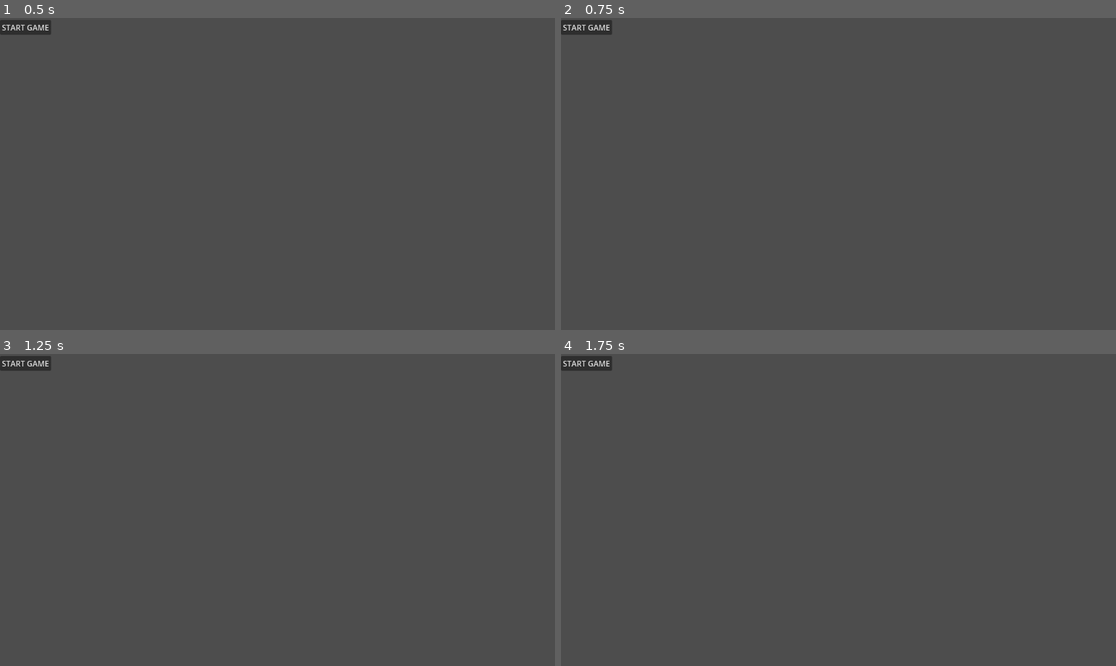
Above: before the commit, frames 1-4 (two rows, left to right).
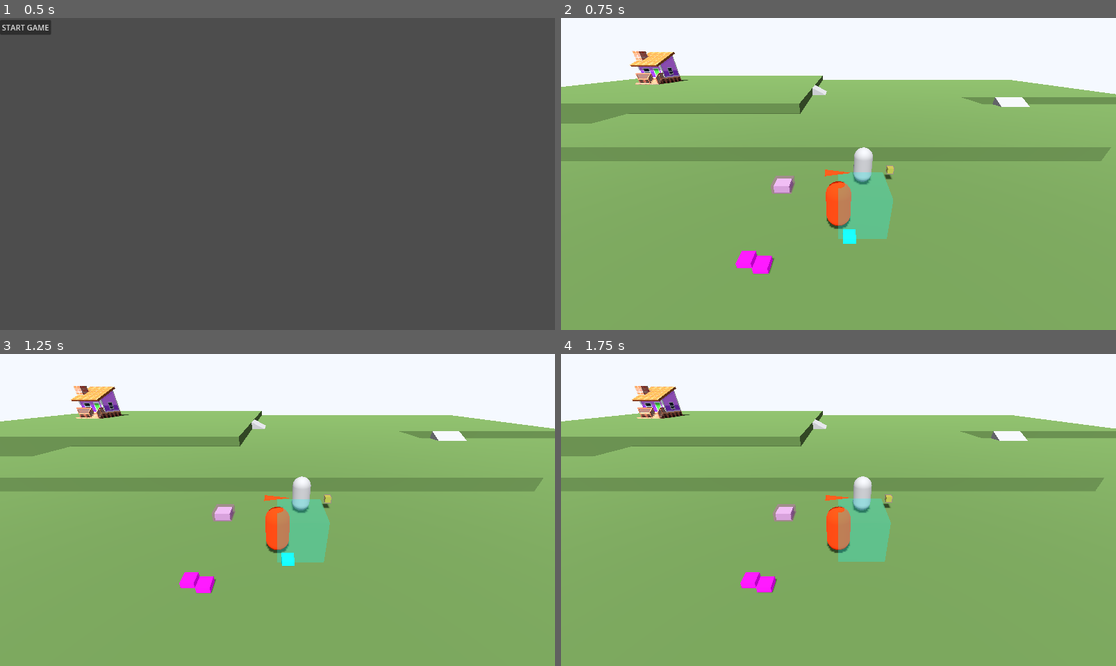
Above: after the commit, the same moments.

Repository: BreadBurn/ClickNClawGameJam
Game: Godot game, scene res://scenes/main_menu.tscn
The game is run twice, just before and just after one commit, with the same random seed, the same clock (stepped at 60 frames per second) and the same inputs.
Inputs (mouse positions are in pixels of both pictures, inside the frame that each line leads up to):
- Up to frame 1 (0.5 s): no input
- Up to frame 2 (0.75 s): click "START GAME" at 0.5 s
- Up to frame 3 (1.25 s): no input
- Up to frame 4 (1.75 s): click (588, 363) at 1.25 s, where only the run before the commit has a clickable "START GAME"

Frame 1 is identical in both runs. In frame 2, 100% of the frame differs, in the area x 0-100%, y 0-100%; in frame 3, 100%; in frame 4, 100%.

Commit message:
ass clenching bug that had me alsost dookie-ing myself, but fixed now (arbitrary layer values made shop ui unclickable)

Diff:
--- a/gdscripts/scene_scripts/dialogue.gd
+++ b/gdscripts/scene_scripts/dialogue.gd
@@ -59,7 +59,7 @@
 	name_label.text = speaker_name
 	dialogue_label.clear()
 	dialogue_label.append_text(dialogue_lines[current_line_index])
-	continue_label.text = "Continue(RMS)"
+	continue_label.text = "Continue(LMS)"
 
 	panel.show()
 	show()
--- a/scenes/ShopOverlay.tscn
+++ b/scenes/ShopOverlay.tscn
@@ -4,6 +4,7 @@
 [ext_resource type="PackedScene" uid="uid://pbcs1lqn5u6v" path="res://scenes/ShopItem.tscn" id="1_p3tmv"]
 
 [node name="ShopOverlay" type="CanvasLayer" unique_id=2044294706]
+layer = 101
 script = ExtResource("1_fyyb4")
 
 [node name="ColorRect" type="ColorRect" parent="." unique_id=1646135667]
--- a/scenes/game_main.tscn
+++ b/scenes/game_main.tscn
@@ -36,6 +36,8 @@
 
 [node name="Dialogue" parent="." unique_id=1050487385 instance=ExtResource("1_mn252")]
 
+[node name="ShopOverlay" parent="." unique_id=2044294706 instance=ExtResource("12_5pnww")]
+
 [node name="StaticBody3D" type="StaticBody3D" parent="." unique_id=830392251]
 transform = Transform3D(1, 0, 0, 0, 1, 0, 0, 0, 1, 0, -0.49486923, -1.5258789e-05)
 physics_material_override = SubResource("PhysicsMaterial_r2uep")
@@ -59,7 +61,6 @@
 
 [node name="Camera3D" type="Camera3D" parent="." unique_id=916559983 node_paths=PackedStringArray("target")]
 transform = Transform3D(1, 0, 0, 0, 0.5428813, 0.8398094, 0, -0.8398094, 0.5428813, 0, 6.645053, 5.108061)
-visible = false
 doppler_tracking = 2
 current = true
 script = ExtResource("2_3qnxt")
@@ -107,5 +108,3 @@
 [node name="OpenShop" parent="." unique_id=1626837591 node_paths=PackedStringArray("shop_ui") instance=ExtResource("12_jm48l")]
 transform = Transform3D(1, 0, 0, 0, 1, 0, 0, 0, 1, 3.266983, 0, 0)
 shop_ui = NodePath("../ShopOverlay")
-
-[node name="ShopOverlay" parent="." unique_id=2044294706 instance=ExtResource("12_5pnww")]
--- a/scenes/scene_transition.gd
+++ b/scenes/scene_transition.gd
@@ -1,18 +1,18 @@
 extends CanvasLayer
 
-# These signals let other scripts know when an animation finishes
 signal transition_in_finished
 signal transition_out_finished
 
 @export var transition_duration: float = 1.0
 
-# Grab the ColorRect child node when the scene loads
 @onready var color_rect: ColorRect = $ColorRect
 
-func _ready():
-	# Ensure the transition is hidden by default
+func _ready() -> void:
 	color_rect.material.set_shader_parameter("outer_radius", 0.0)
 	color_rect.material.set_shader_parameter("inner_radius", 0.0)
+
+	# Prevent this full-screen UI from blocking mouse clicks
+	color_rect.mouse_filter = Control.MOUSE_FILTER_IGNORE
 
 # 1. Closes the circle (covers the screen in black)
 func transition_in():
